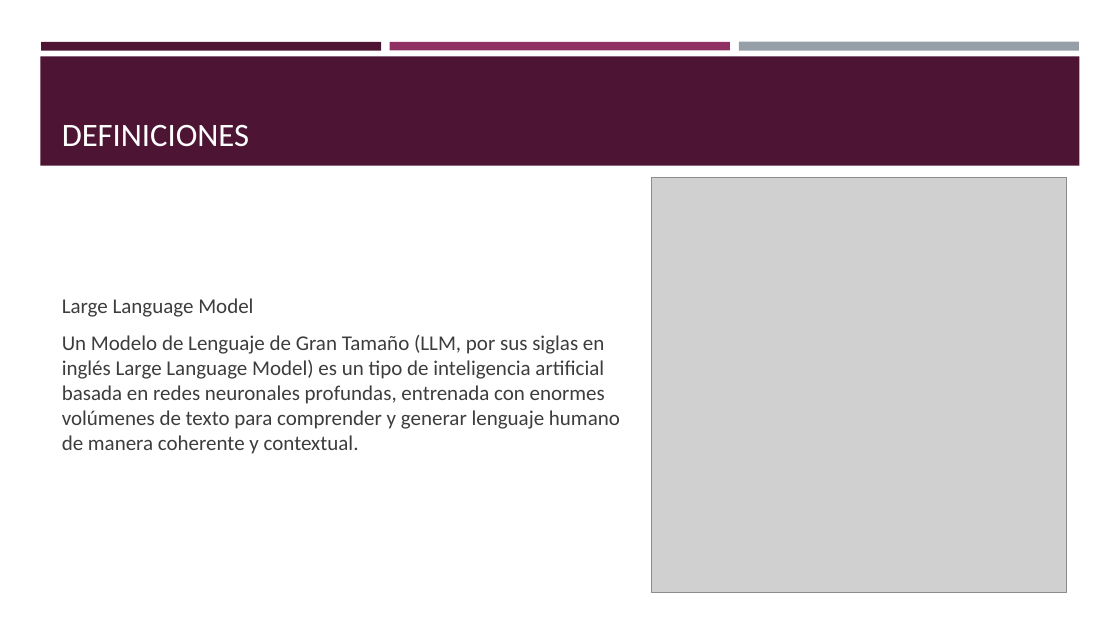
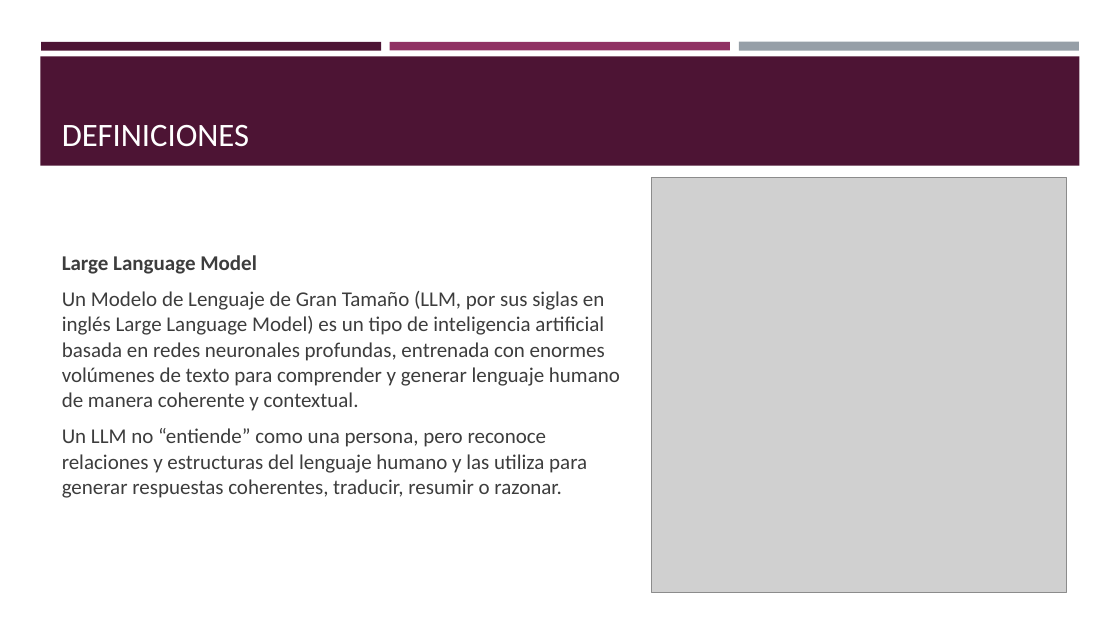
Before and after one commit to jmchema/curso_chatgpt, a slide deck: slide 5 of Introducción a chatgpt.pptx. Drawn at 1120x630 pixels with LibreOffice and Linux fonts; fonts in the diff are those of the drawing; grey boxes stand for pictures. Boxes give left, top, right and bottom in pixels: in the first picture for what was removed or moved away, otherwise in the second. Text is boxed around its words. In the diff, an @@ line names an element or a change of style, - is before the commit and + after.

```diff
--- a/Introducción a chatgpt.pptx
+++ b/Introducción a chatgpt.pptx
@@ text at (62,255,257,274): bold on in "Large Language Model" @@
@@ text at (62,428,587,498): paragraph added @@
+Un LLM no “entiende” como una persona, pero reconoce relaciones y estructuras del lenguaje humano y las utiliza para generar respuestas coherentes, traducir, resumir o razonar.
```
Also in this commit, not shown: 11 other slides changed, 1 slide added, 1 other file.
